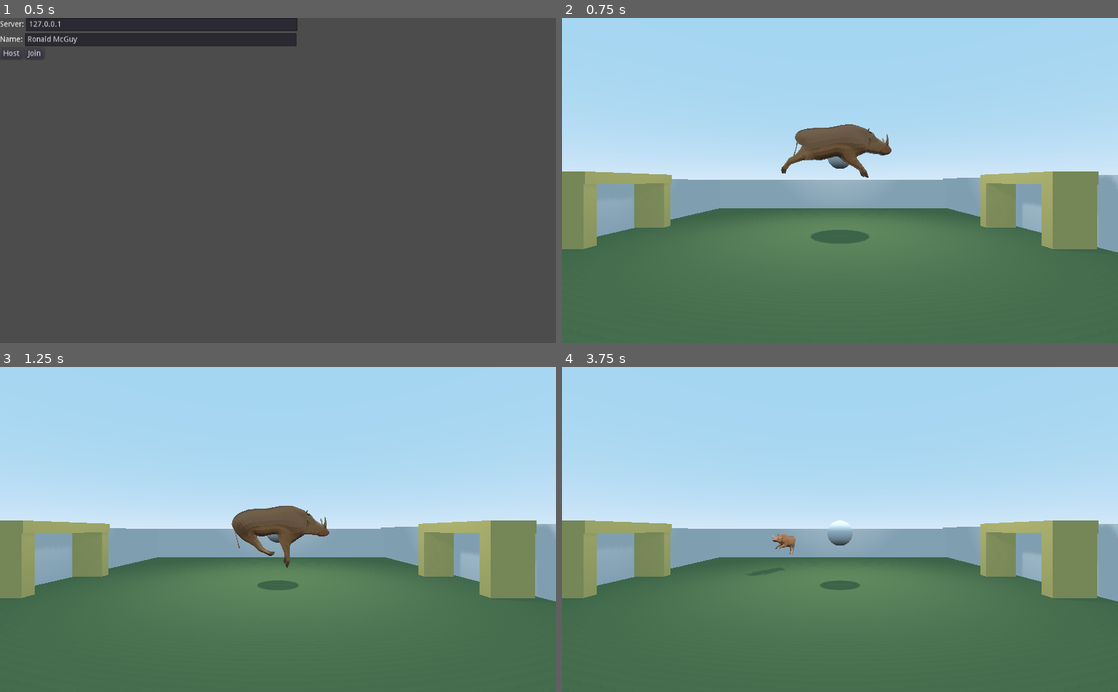
Above: before the commit, frames 1-4 (two rows, left to right).
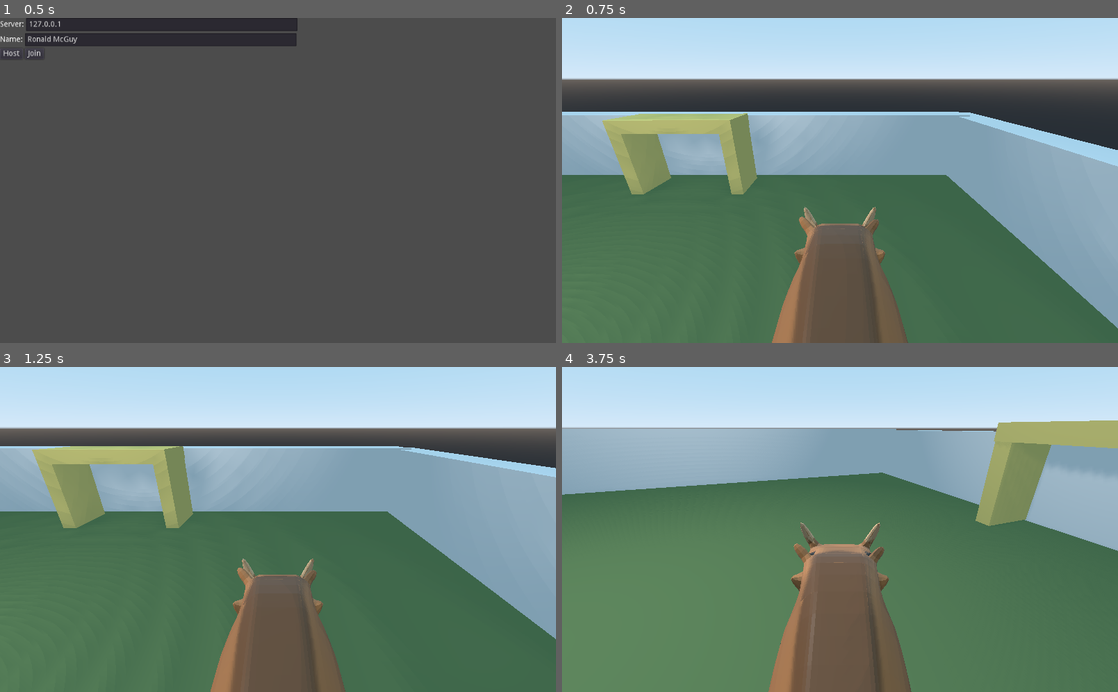
Above: after the commit, the same moments.

Repository: urodelagames/warthoggles
Game: Godot game, scene res://Scenes/Lobby.tscn
Two runs of this game, one before a commit and one after it. Both use one fixed random seed, a clock stepped at 60 frames per second and the inputs below.
Inputs (mouse positions are in pixels of both pictures, inside the frame that each line leads up to):
- Up to frame 1 (0.5 s): no input
- Up to frame 2 (0.75 s): click "Host" at 0.5 s
- Up to frame 3 (1.25 s): no input
- Up to frame 4 (3.75 s): move the mouse to (962, 513) at 1.27 s; hold D (move_right) 1.28-2.03 s; hold Right mouse button (change_camera) 1.28-2.03 s; tap Space (jump) at 1.52, 2.27 s; tap Shift (sprint) at 1.55, 2.1, 3.05, 3.6 s; move the mouse to (728, 545) at 2.02 s; hold S (move_backward) 2.03-2.78 s; right-click (728, 545) at 2.3 s; move the mouse to (895, 458) at 2.77 s; hold D (move_right) 2.78-3.53 s; hold Right mouse button (change_camera) 2.78-3.53 s; move the mouse to (812, 594) at 3.52 s; hold W (move_forward) from 3.53 s (still down)

Frame 1 is identical in both runs. In frame 2, 61% of the frame differs, in the area x 0-100%, y 6-100%; in frame 3, 60%; in frame 4, 66%.

Commit message:
Networked ball works.

Diff:
--- /dev/null
+++ b/Scenes/Ball.tscn
@@ -0,0 +1,25 @@
+[gd_scene load_steps=5 format=2]
+
+[ext_resource path="res://Scripts/Ball.gd" type="Script" id=1]
+
+[sub_resource type="PhysicsMaterial" id=1]
+friction = 0.25
+bounce = 1.0
+
+[sub_resource type="SphereShape" id=2]
+
+[sub_resource type="SphereMesh" id=3]
+
+[node name="Ball" type="RigidBody" groups=[
+"Balls",
+]]
+transform = Transform( 1, 0, 0, 0, 1, 0, 0, 0, 1, 0, 7.42646, 0 )
+physics_material_override = SubResource( 1 )
+script = ExtResource( 1 )
+
+[node name="CollisionShape" type="CollisionShape" parent="."]
+shape = SubResource( 2 )
+
+[node name="Obstacle0" type="MeshInstance" parent="."]
+mesh = SubResource( 3 )
+material/0 = null
--- a/Scenes/Warthog.tscn
+++ b/Scenes/Warthog.tscn
@@ -14,3 +14,9 @@
 shape = SubResource( 1 )
 
 [node name="WarthogModel" parent="." instance=ExtResource( 1 )]
+
+[node name="Follow" type="Spatial" parent="."]
+transform = Transform( 1, 0, 0, 0, 1, 0, 0, 0, 1, 4.40395, 1.96053, 0 )
+
+[node name="Camera" type="Camera" parent="."]
+transform = Transform( -1.49249e-07, -0.400989, 0.916083, -6.53294e-08, 0.916083, 0.400989, -1, 0, -1.62921e-07, 0.585592, 1.73685, 0 )
--- a/Scenes/World.tscn
+++ b/Scenes/World.tscn
@@ -1,8 +1,7 @@
-[gd_scene load_steps=17 format=2]
+[gd_scene load_steps=13 format=2]
 
 [ext_resource path="res://Scripts/World.gd" type="Script" id=2]
 [ext_resource path="res://Scripts/Goal.gd" type="Script" id=3]
-[ext_resource path="res://Scripts/PlayerCamera.gd" type="Script" id=4]
 
 [sub_resource type="CubeMesh" id=1]
 
@@ -11,14 +10,6 @@
 
 [sub_resource type="BoxShape" id=3]
 extents = Vector3( 1.12723, 1, 1 )
-
-[sub_resource type="PhysicsMaterial" id=4]
-friction = 0.25
-bounce = 1.0
-
-[sub_resource type="SphereShape" id=5]
-
-[sub_resource type="SphereMesh" id=6]
 
 [sub_resource type="BoxShape" id=7]
 
@@ -60,21 +51,13 @@
 transform = Transform( 19.5889, 0, 0, 0, 1.1, 0, 0, 0, 22.1896, 0, -1.65258, 0 )
 shape = SubResource( 3 )
 
-[node name="Ball" type="RigidBody" parent="."]
-transform = Transform( 1, 0, 0, 0, 1, 0, 0, 0, 1, 0, 7.42646, 0 )
-physics_material_override = SubResource( 4 )
-
-[node name="CollisionShape" type="CollisionShape" parent="Ball"]
-shape = SubResource( 5 )
-
-[node name="Obstacle0" type="MeshInstance" parent="Ball"]
-mesh = SubResource( 6 )
-material/0 = null
+[node name="BallSpawn" type="Position3D" parent="."]
+transform = Transform( 1, 0, 0, 0, 1, 0, 0, 0, 1, 0, 4.18639, 0 )
 
 [node name="OmniLight" type="OmniLight" parent="."]
-transform = Transform( 1, 0, 0, 0, 1, 0, 0, 0, 1, 0, 12.3082, 0 )
+transform = Transform( 1, 0, 0, 0, 1, 0, 0, 0, 1, 0, 11.7541, 0 )
 shadow_enabled = true
-omni_range = 22.2256
+omni_range = 23.9896
 
 [node name="Wall" type="StaticBody" parent="."]
 transform = Transform( 1, 0, 0, 0, 3.46944, 0, 0, 0, 19.8047, -17.9039, 2.27248, 0 )
@@ -246,11 +229,6 @@
 process_material = SubResource( 12 )
 draw_pass_1 = SubResource( 13 )
 
-[node name="PlayerCamera" type="Camera" parent="."]
-transform = Transform( -1, 0, 3.25841e-07, 0, 1, 0, -3.25841e-07, 0, -1, 0, 5.39005, -18.3839 )
-current = true
-script = ExtResource( 4 )
-
 [node name="Spawn" type="Position3D" parent="."]
 transform = Transform( 1, 0, 0, 0, 1, 0, 0, 0, 1, 0, 6.52156, -10.2635 )
 [connection signal="body_entered" from="Goal" to="Goal" method="_on_Goal_body_entered"]
--- /dev/null
+++ b/Scripts/Ball.gd
@@ -0,0 +1,20 @@
+extends RigidBody
+
+puppet var puppet_transform = null
+
+# Called when the node enters the scene tree for the first time.
+func _ready():
+	pass # Replace with function body.
+
+
+# Called every frame. 'delta' is the elapsed time since the previous frame.
+func _physics_process(delta):
+	# If this is the server, which actually controls the ball
+	if is_network_master():
+		# Change the transform of this node on all peers.
+		print('im the network master... change puppet_transform...')
+		rset_unreliable('puppet_transform', transform)
+	else:
+		print('im NOT the network master... :(')
+		if puppet_transform != null:
+			transform = puppet_transform
--- a/Scripts/Lobby.gd
+++ b/Scripts/Lobby.gd
@@ -24,5 +24,5 @@
 
 func _on_HostButton_pressed():
 	Network.ip = $VBoxContainer/ServerSection/LineEdit.get_text()
-	Network.create_server('David McServerhost')
+	Network.create_server('David McServerhost', Network.ip)
 	get_tree().change_scene('res://Scenes/World.tscn')
--- a/Scripts/Network.gd
+++ b/Scripts/Network.gd
@@ -10,7 +10,9 @@
 var players = {}
 var my_data = {'name': '', 'transform':Transform(Vector3.ZERO, Vector3.ZERO, Vector3.ZERO, Vector3.ZERO)}
 var network_connection_type = ''
+var host_ip = ''
 var ip = null
+var ball_network_id = null
 
 func parse_os_args():
 	var arguments = {}
@@ -30,12 +32,14 @@
 	# Get arguments to check if this is the server before the server runs.
 	var args = parse_os_args()
 	network_connection_type = args.get('network_connection_type')
+	host_ip = args.get('host_ip')
 
 	if network_connection_type == 'server':
-		create_server('David McServerhost')
+		create_server('David McServerhost', host_ip)
+		get_tree().change_scene('res://Scenes/World.tscn')
 
 # You're the server host and you create a server.
-func create_server(name):
+func create_server(name, ip):
 	my_data['name'] = name
 	var peer = NetworkedMultiplayerENet.new()
 	peer.create_server(DEFAULT_PORT, DEFAULT_MAX_PLAYERS)
@@ -56,10 +60,12 @@
 	get_tree().set_network_peer(peer)
 
 # Called when this client/player successfully connects to the server.
+# This is NOT called when server connects... obviously.
 func _on_connected_to_server():
 	var my_player_id = get_tree().get_network_unique_id()
 	players[my_player_id] = my_data
 	rpc('create_player', my_player_id, my_data) # Send all other clients (including server) to create this player on their screens.
+	rpc_id(SERVER_ID, 'create_ball_for_id', my_player_id)
 
 func _on_player_disconnected(id):
 	players.erase(id)
@@ -88,9 +94,20 @@
 	print('create_player: ', str(player_id))
 	new_player.set_network_master(player_id) # Tell this puppet player that it's being controlled by some other peer.
 	get_node('/root/World/Spawn').add_child(new_player)
-#	add_child(new_player)
-#	new_player.transform = data['transform']
-#	new_player.init(data['name'], data['position'])
 
-# func update_position(id, position):
-#	players[id].position = position
+# Called on the server.
+# Tells all other clients (NOT SERVER) to create a ball with
+# the ball's network id.
+remote func create_ball_for_id(calling_player_id):
+	rpc_id(calling_player_id, 'create_ball', ball_network_id)
+
+# Tell all other clients to create puppet ball (just the mesh!).
+remote func create_ball(ball_id):
+	# Create a ball for the CLIENT.
+	var ball_spawn = get_node('/root/World/BallSpawn')
+	var ball = preload('res://Scenes/Ball.tscn').instance()
+	ball.set_network_master(SERVER_ID)
+	ball.name = 'McBall'
+	print('created ball clientside with ballid ', str(ball_id))
+#	ball.mode = RigidBody.MODE_STATIC
+	ball_spawn.add_child(ball)
--- a/Scripts/PlayerCamera.gd
+++ b/Scripts/PlayerCamera.gd
@@ -1,13 +1,9 @@
 extends Camera
-
-export(NodePath) var player_node
-
 
 # Called when the node enters the scene tree for the first time.
 func _ready():
-	pass # Replace with function body.
-
+	pass
 
 # Called every frame. 'delta' is the elapsed time since the previous frame.
 #func _process(delta):
-#	transform = get_node(player_node).get_node('Follow').transform
+#	pass
--- a/Scripts/Warthog.gd
+++ b/Scripts/Warthog.gd
@@ -4,7 +4,6 @@
 
 var speed = 7
 var sprint_speed = 14
-var sprinting: bool = false
 var acceleration = 10
 var gravity = 0.09
 var jump = 5
@@ -16,12 +15,12 @@
 var fall = Vector3()
 onready var animation_player = get_node("WarthogModel/AnimationPlayer")
 
-puppet var puppet_position = null
+puppet var puppet_transform = null
 
 func _ready():
 	animation_player.get_animation('ArmatureAction').set_loop(true)
 	animation_player.play("ArmatureAction")
-	Input.set_mouse_mode(Input.MOUSE_MODE_VISIBLE)
+	Input.set_mouse_mode(Input.MOUSE_MODE_CAPTURED)
 
 	set_process_input(is_network_master())
 
@@ -29,7 +28,7 @@
 	$Armature/Skeleton/Plane.get_surface_material(0).albedo_color = new_color
 
 func _input(event):
-	if event is InputEventMouseMotion and not sprinting:
+	if event is InputEventMouseMotion:
 		rotate_y(deg2rad(-event.relative.x * mouse_sensitivity))
 
 	if event.is_action_released('sprint'):
@@ -38,20 +37,6 @@
 	elif event.is_action_pressed('sprint'):
 		speed = sprint_speed
 		animation_player.playback_speed = 4
-
-#	if event.is_action_pressed('change_camera'):
-#		change_camera()
-
-func change_camera() -> void:
-	var player_camera = null
-	if $Orbit.has_node("PlayerCamera"):
-		player_camera = $Orbit/PlayerCamera
-		$Orbit.remove_child(player_camera)
-		$Follow.add_child(player_camera)
-	elif $Follow.has_node("PlayerCamera"):
-		player_camera = $Follow/PlayerCamera
-		$Follow.remove_child(player_camera)
-		$Orbit.add_child(player_camera)
 
 func _physics_process(delta):
 	if is_network_master():
@@ -78,11 +63,7 @@
 		velocity = move_and_slide(velocity, Vector3.UP)
 
 		# Change the transform of this node on all peers.
-		rset_unreliable('puppet_position', transform.origin)
+		rset_unreliable('puppet_transform', transform)
 	else:
-		if puppet_position != null:
-			transform.origin = puppet_position
-
-func _on_SprintTimer_timeout():
-	sprinting = false
-	speed = 7
+		if puppet_transform != null:
+			transform = puppet_transform
--- a/Scripts/World.gd
+++ b/Scripts/World.gd
@@ -8,10 +8,14 @@
 
 	add_player()
 
+	if get_tree().is_network_server():
+		create_ball()
+
 func _input(event):
 	if event.is_action_pressed("reload"):
 		get_tree().reload_current_scene()
-
+	elif event.is_action_pressed("quit"):
+		get_tree().quit()
 
 func add_player():
 	var player = preload(PLAYER_SCENE_PATH).instance()
@@ -20,6 +24,17 @@
 	player.set_network_master(player_id)
 	$Spawn.add_child(player)
 
+# create_ball() called by server only.
+func create_ball():
+	# For the server, create the ball.
+	var ball = preload('res://Scenes/Ball.tscn').instance()
+	var ball_id = ball.get_instance_id()# @TODO is this truly random?!
+	Network.ball_network_id = ball_id
+	ball.name = 'McBall'
+	ball.set_network_master(get_tree().get_network_unique_id())
+	$BallSpawn.add_child(ball)
+	print('created ball_id serverside with ball_id ', str(ball_id))
+
 # Called every frame. 'delta' is the elapsed time since the previous frame.
 #func _process(delta):
 #	pass
--- a/project.godot
+++ b/project.godot
@@ -65,6 +65,11 @@
 "events": [ Object(InputEventMouseButton,"resource_local_to_scene":false,"resource_name":"","device":0,"alt":false,"shi …(212 unchanged characters)…
  ]
 }
+quit={
+"deadzone": 0.5,
+"events": [ Object(InputEventKey,"resource_local_to_scene":false,"resource_name":"","device":0,"alt":false,"shift":false,"control":false,"meta":false,"command":false,"pressed":false,"scancode":16777217,"unicode":0,"echo":false,"script":null)
+ ]
+}
 
 [rendering]
 
Not shown, changed: export_presets.cfg
Not shown, added: .gitignore
Not shown, changed: Exports/Warthoggles.exe
Not shown, changed: Exports/Warthoggles.pck
